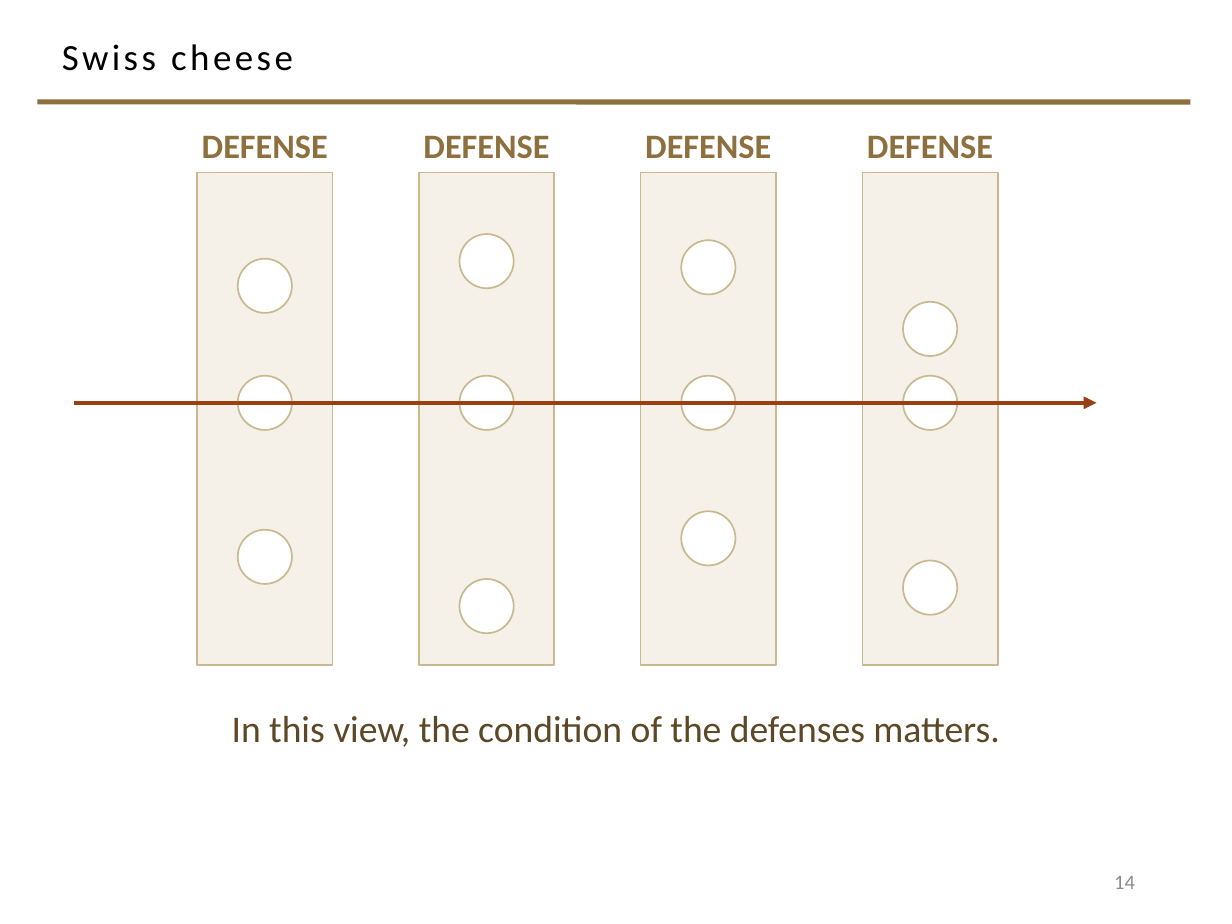
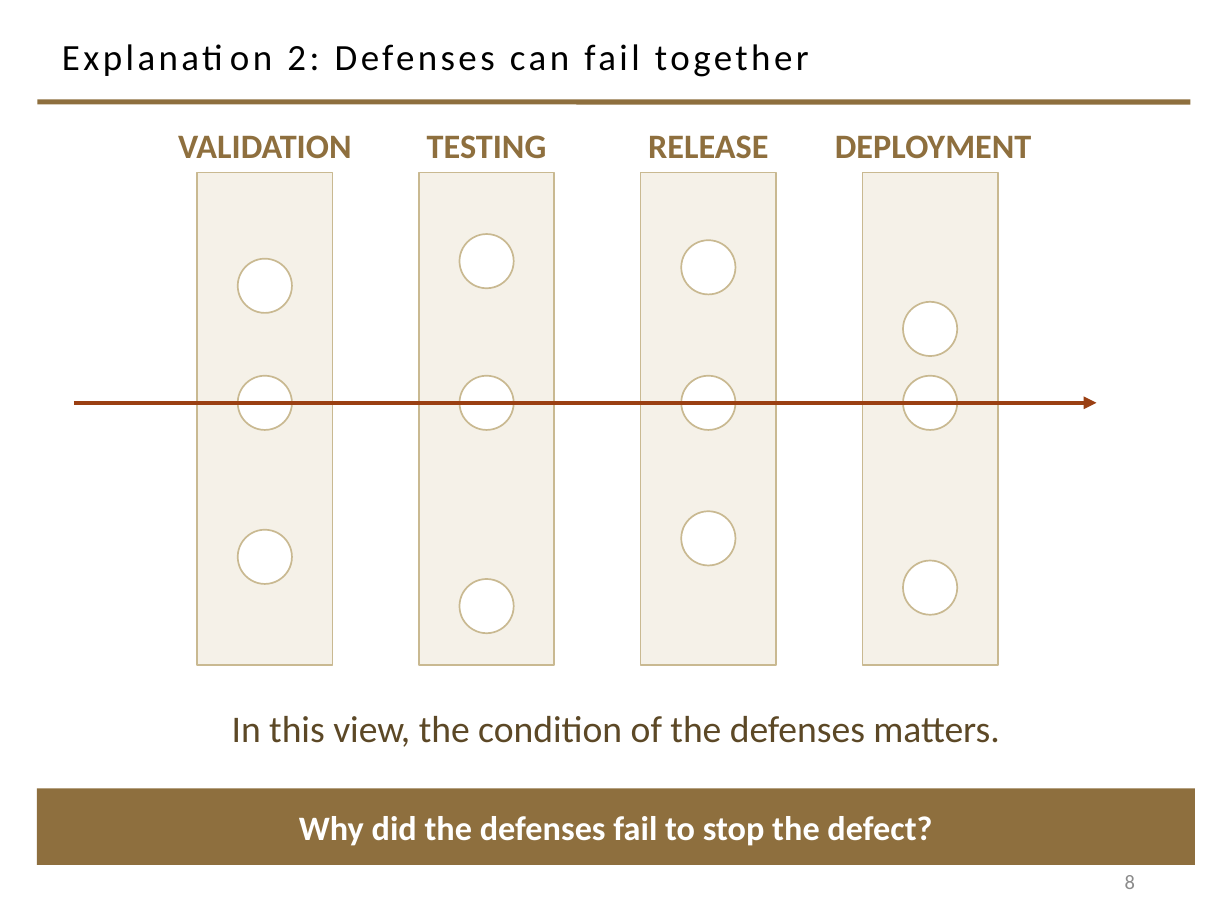
Before and after one commit to davisjam/model-based-agentic-software-engineering, a slide deck: slide 8 of course/lectures/act-2-delegation-and-control/04-failure-aware-engineering/2-4-Failure-Aware-Engineering.pptx (slide 14 before the commit). Drawn at 1232x924 pixels with LibreOffice and Linux fonts; fonts in the diff are those of the drawing; background and template pictures are left out. Boxes give left, top, right and bottom in pixels: in the first picture for what was removed or moved away, otherwise in the second. Text is boxed around its words. In the diff, an @@ line names an element or a change of style, - is before the commit and + after.

```diff
--- a/course/lectures/act-2-delegation-and-control/04-failure-aware-engineering/2-4-Failure-Aware-Engineering.pptx
+++ b/course/lectures/act-2-delegation-and-control/04-failure-aware-engineering/2-4-Failure-Aware-Engineering.pptx
@@ title at (287, 44, 809, 77): text changed @@
-Swiss cheese
+Explanation 2: Defenses can fail together
@@ text at (178, 135, 352, 159): text changed @@
-DEFENSE
+VALIDATION
@@ text at (427, 135, 547, 159): text changed @@
-DEFENSE
+TESTING
@@ text at (648, 135, 768, 159): text changed @@
-DEFENSE
+RELEASE
@@ text at (835, 135, 1032, 158): text changed @@
-DEFENSE
+DEPLOYMENT
@@ rectangle added at (37, 788, 1195, 865), fill #8E6F3E, 20 pt, text #FFFFFF, bold @@
+Why did the defenses fail to stop the defect?
@@ page number at (1125, 875, 1135, 889): text changed @@
-14
+8
```
Also in this commit, not shown: 3 other slides changed, 24 slides added, 30 slides removed, 12 other files.
